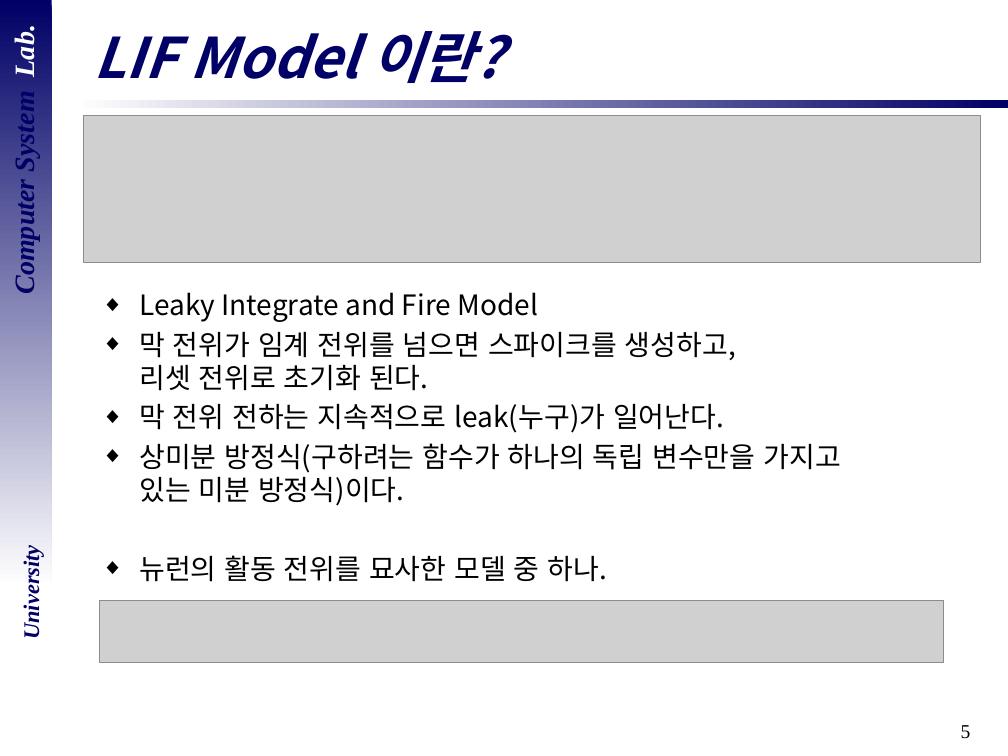
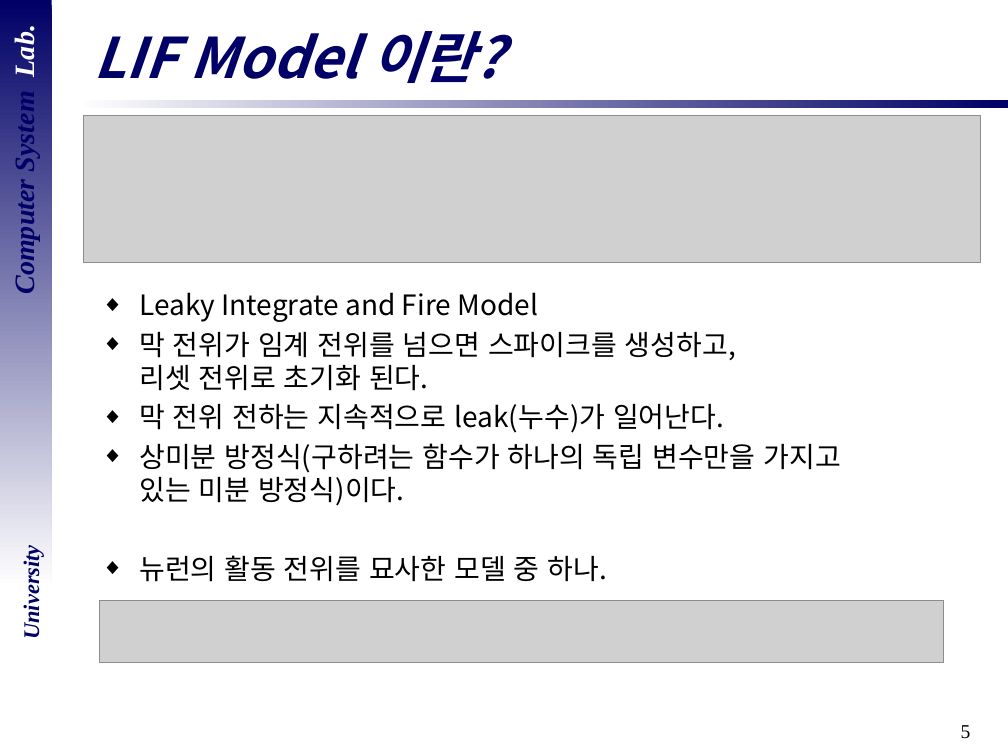
Before and after one commit to DevelopLee20/SNN, a slide deck: slide 5 of cs semina/01SNN_LIF-Neural-1.pptx. Drawn at 1008x756 pixels with LibreOffice and Linux fonts; fonts in the diff are those of the drawing; grey boxes stand for pictures; background and template pictures are left out. Boxes give left, top, right and bottom in pixels: in the first picture for what was removed or moved away, otherwise in the second. Text is boxed around its words. In the diff, an @@ line names an element or a change of style, - is before the commit and + after.

Commit message:
modified pptx, wrong word

```diff
--- a/cs semina/01SNN_LIF-Neural-1.pptx
+++ b/cs semina/01SNN_LIF-Neural-1.pptx
@@ text at (139,403,724,433): text changed @@
-◆ 막 전위 전하는 지속적으로 leak(누구)가 일어난다.
+◆ 막 전위 전하는 지속적으로 leak(누수)가 일어난다.
```
